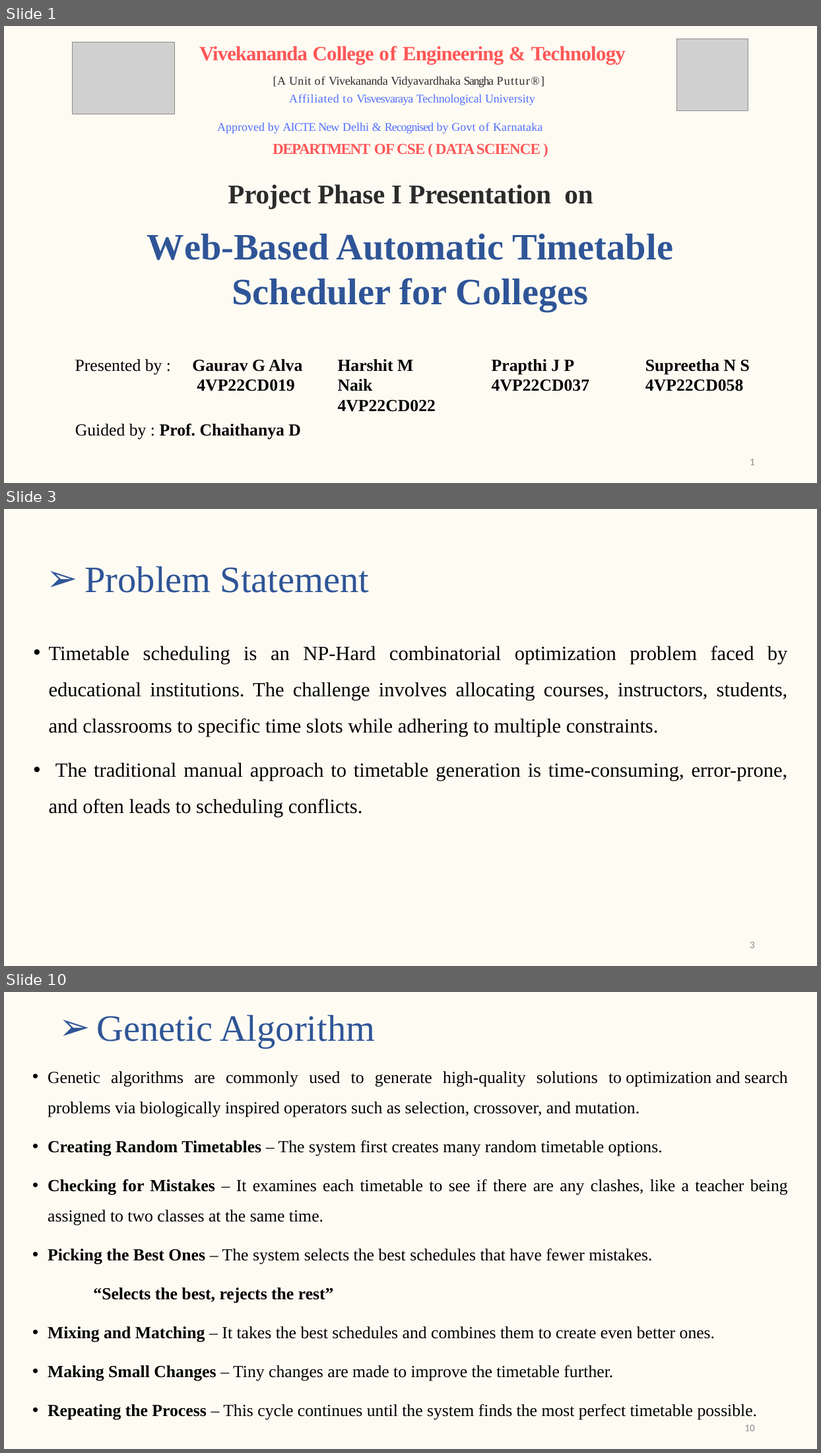
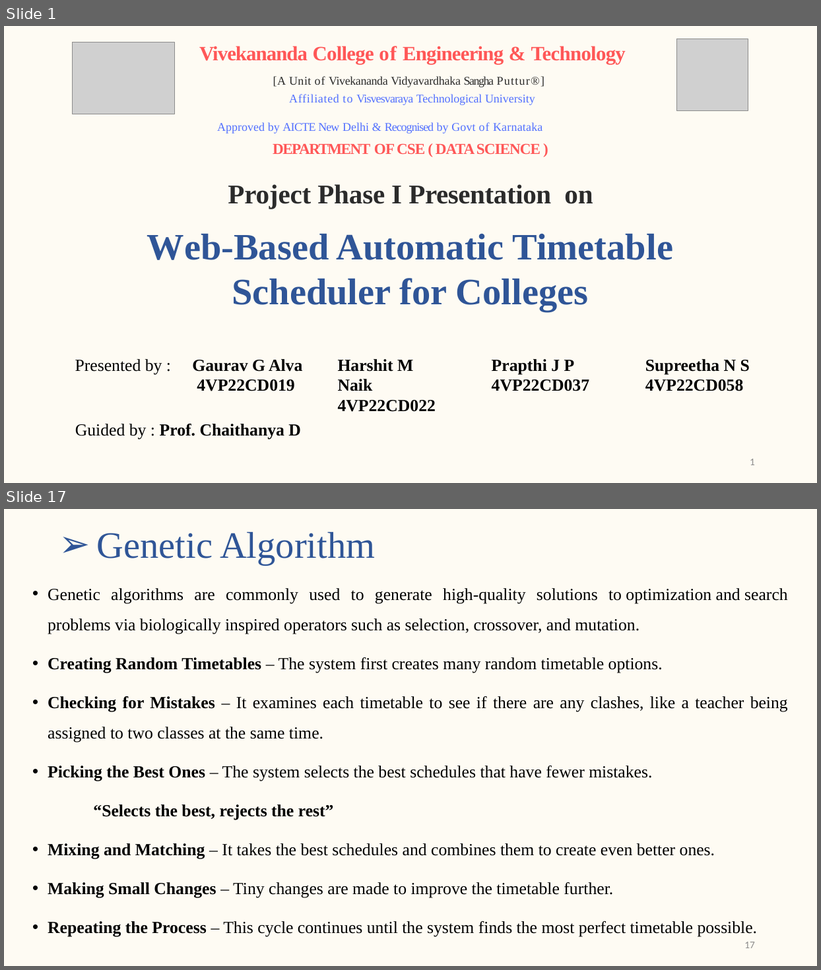
Before and after one commit to gaurav-g-alva/Collection, a slide deck: Project-Complete docs/Synopsis Presentation.pptx. Shown one above the other, each under a label of ours: slides 1, 3 and 10 before the commit, slides 1 and 17 after it; the slides between them are not shown. The pictures are 821x1453 and 821x970 pixels, drawn with LibreOffice and Linux fonts; fonts in the diff are those of the drawing; grey boxes stand for pictures. Boxes give left, top, right and bottom in pixels: in the first picture for what was removed or moved away, otherwise in the second. Text is boxed around its words. In the diff, an @@ line names an element or a change of style, - is before the commit and + after.

```diff
--- a/Project-Complete docs/Synopsis Presentation.pptx
+++ b/Project-Complete docs/Synopsis Presentation.pptx
@@ slide 3 removed at box(4, 509, 817, 966), background #FEF9E8 at 51% opacity @@
@@ title removed at box(85, 566, 370, 593) @@
-➢ Problem Statement
@@ text removed at box(49, 646, 788, 818) @@
-• Timetable scheduling is an NP-Hard combinatorial optimization problem faced by educational institutions. The challenge involves allocating courses, instructors, students, and classrooms to specific time slots while adhering to multiple constraints.
-• The traditional manual approach to timetable generation is time-consuming, error-prone, and often leads to scheduling conflicts.
@@ page number removed at box(750, 942, 755, 949) @@
-3
@@ what was slide 10 is now slide 17 @@
@@ page number at box(745, 942, 755, 949): text changed @@
-10
+17
```
Also in this commit, not shown: 6 slides changed, 9 slides added, 1 other slide removed, 1 other file.
